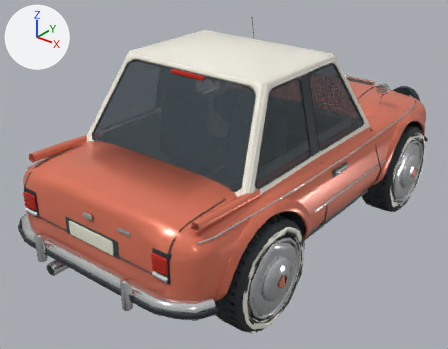
Before and after pictures for a commit that changed the FBX model unity/Assets/Resources/Cars/dover_lod2.fbx.
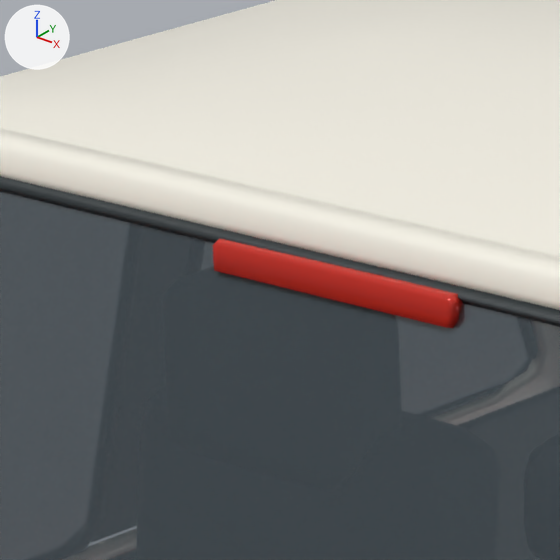
The first picture shows the older version from a camera (50 mm lens) standing at (2.8, -3.88, 2.8) and looking at (-0.1, -0.26, 0.56). The close-ups show the older and then the newer version on the part from 32% to 49% of the width and 11% to 32% of the height of that picture. Only the edits that show in the close-ups are written down. Lighting does not change. The marker at upper left points along +X, +Y and +Z. Where no turn or scale is listed for an object, it has been applied to the vertices. Vertices at exactly the same position are counted once.

The first close-up shows 'Body'.
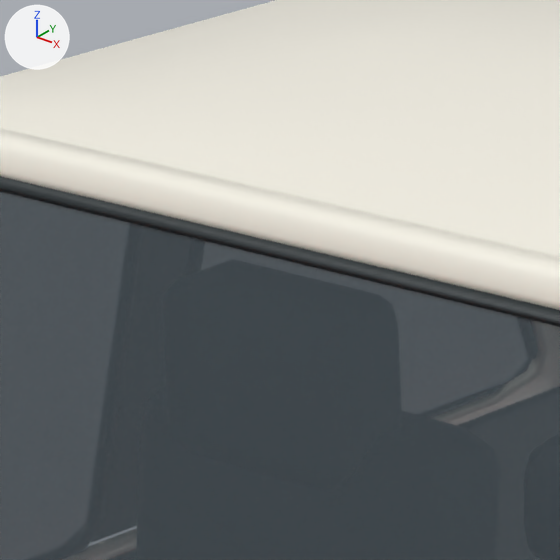
Where the newer file only moved an object's origin or applied its transform, the numbers keep the older frame.

Location of each change, (x1, y1, x2, y2) in pixels of the close-ups (560 x 560 px):
part 1 of me_continuous_formed_body_shell_004, deleted: before (213, 239, 462, 328)

The change, as a diff of the scene's bpy script:
```diff
--- a/unity/Assets/Resources/Cars/dover_lod2.fbx.py
+++ b/unity/Assets/Resources/Cars/dover_lod2.fbx.py
@@ me_continuous_formed_body_shell_004 @@
 # used by ob_body; location = (0.0, 0.0, 0.0)
-me_continuous_formed_body_shell_004.from_pydata(...)  # 5210 vertices, 9309 faces; spans x -0.93..0.93, y -1.88..1.88, z 0.25..1.68
+me_continuous_formed_body_shell_004.from_pydata(...)  # 5188 vertices, 9269 faces; spans x -0.93..0.93, y -1.88..1.88, z 0.25..1.68
+# me_continuous_formed_body_shell_004 part 1: the loose piece of 13 vertices spanning x -0.15..0.15, y -0.79..-0.77, z 1.53..1.57 is deleted
+# other edits to the shape of me_continuous_formed_body_shell_004 do not show in these pictures
 me_continuous_formed_body_shell_004.materials.append(mat_bodypaint)
```
